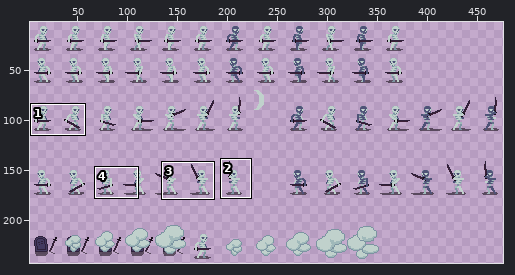
Sprite sheet -- Assets/Sprites/enemies/skeleton_warrior.png. The picture above shows the old version from afar; the outline marks the close-up.
Close-up. Old version:
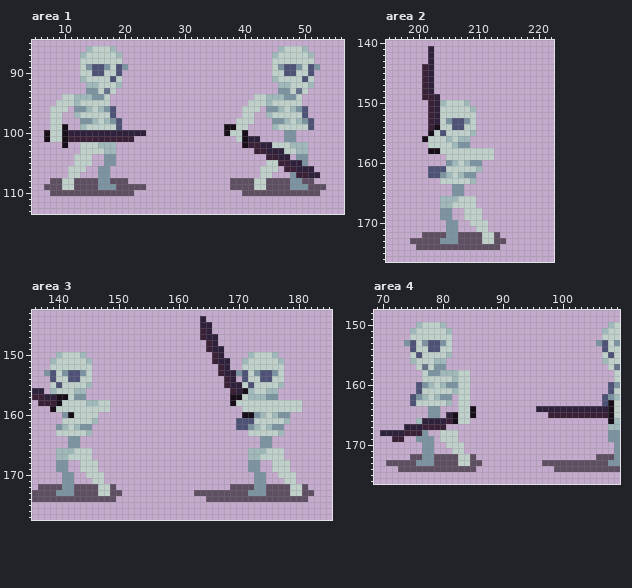
The file is 624x256 pixels. Shown: area 1: x 5..56, y 85..113; area 2: x 195..222, y 140..176; area 3: x 136..185, y 143..177; area 4: x 69..109, y 148..176. The wide view leaves out empty margins. The commit also changed other parts of the picture, which this record leaves out.
And afterwards:
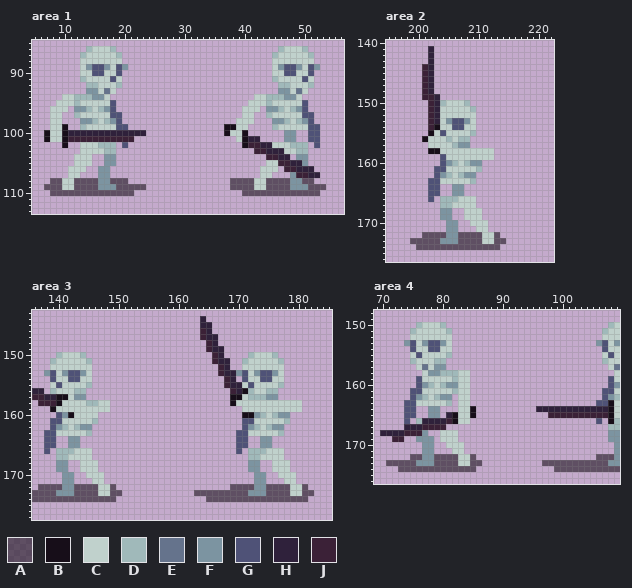
Palette (. is transparent): A #170e1995  B #170e19  C #c0d1cc  D #a0b9ba  E #65738c  F #7c94a1  G #4f5277  H #2f213b  J #3b2137
Changes in this commit:
--- area 1
@@ x 5..56 @@
  94 .....CCDDDFFC........................CCDDDFFC.......
- 95 ....CCCDCCCCC.......................CCCDCCCCC.......
+ 95 ....CCCDCCCCCG......................CCCDCCCCCG......
  96 ...CCC.FFDCDFG.....................CCC.FFDCDFG......
- 97 ...CC..DCCCCCG.....................CC..DCCCCCG......
+ 97 ...CC..DCCCCCGG....................CC..DCCCCCGG.....
  98 ...CC...FFDCDFG...................CCC...FFDCDFG.....
- 99 ...CCB..DCCCCCG.................BBCC....DCCCCCG.....
-100 ..BCCBHHHHHHHHHHHHH.............BCCB......FF........
-101 ..BCCBJJJJJJJJJJJ.................CBHH....FF........
-102 .....B..CCCDDD.....................BJJHHCCCDDD......
+ 99 ...CCB..DCCCCCGG................BBCC....DCCCCCGG....
+100 ..BCCBHHHHHHHHHHHHH.............BCCB......FF..GG....
+101 ..BCCBJJJJJJJJJJJ.................CBHH....FF..GG....
+102 .....B..CCCDDD.G...................BJJHHCCCDDD.G....
 103 ........CCCCDD.......................JJHHHCCDD......
--- area 2
@@ x 200..206 @@
 158 ..BBCCC
-159 .....CC
-160 .....FD
-161 ..GGGCC
-162 ..GGFDC
-163 ....CCC
-164 ......F
-165 ......F
-166 ....DDD
+159 ....GCC
+160 ....GFD
+161 ...GGCC
+162 ...GFDC
+163 ..GGCCC
+164 ..GG..F
+165 ..GG..F
+166 ..G.DDD
 167 ....DDC
--- area 3
@@ x 136..185 @@
 159 ...BCCCCCCCCC......................CCCCCCCCCC.....
-160 .....FBCCCC........................BBFDCDFF.......
-161 .....CCCCCD.......................GGGCCCCCD.......
-162 ....FDCDFF........................GGFDCDFF........
-163 ....CCCCCD..........................CCCCCD........
-164 ......FF..............................FF..........
-165 ......FF..............................FF..........
-166 ....DDDCCC..........................DDDCCC........
+160 ....GFBCCCC........................BBFDCDFF.......
+161 ...GGCCCCCD........................GGCCCCCD.......
+162 ...GFDCDFF.........................GFDCDFF........
+163 ..GGCCCCCD........................GGCCCCCD........
+164 ..GG..FF..........................GG..FF..........
+165 ..GG..FF..........................GG..FF..........
+166 ..G.DDDCCC........................G.DDDCCC........
 167 ....DDCCCC..........................DDCCCC........
--- area 4
@@ x 69..109 @@
 158 ........CFFDDDCC........................C
-159 ........CCCCCDCC........................C
+159 .......GCCCCCDCC.......................GC
 160 .......GFDCDFFCC.......................GF
-161 .......GCCCCCDCC.......................GC
+161 ......GGCCCCCDCC......................GGC
 162 ......GFDCDFF.CC......................GFD
-163 ......GCCCCCD.CC......................GBC
-164 .........FF...CCB..........HHHHHHHHHHHHBC
-165 .........FF.HBCCB............JJJJJJJJJJBC
-166 .......DHHHHJBCC.......................BD
+163 .....GGCCCCCD.CC.....................GGBC
+164 .....GG..FF...CCB..........HHHHHHHHHHHHBC
+165 .....GG..FF.HBCCB............JJJJJJJJJJBC
+166 .....G.DHHHHJBCC.....................G.BD
 167 .....HHHJJJJ...........................DD
Where, in picture pixels (left, top, right, bottom), the same in both close-ups:
added: (110, 100, 128, 148)
added: (302, 100, 320, 148)
changed: (428, 154, 446, 202)
added: (44, 412, 62, 454)
changed: (236, 418, 248, 454)
added: (404, 376, 422, 424)
added: (596, 376, 614, 424)
